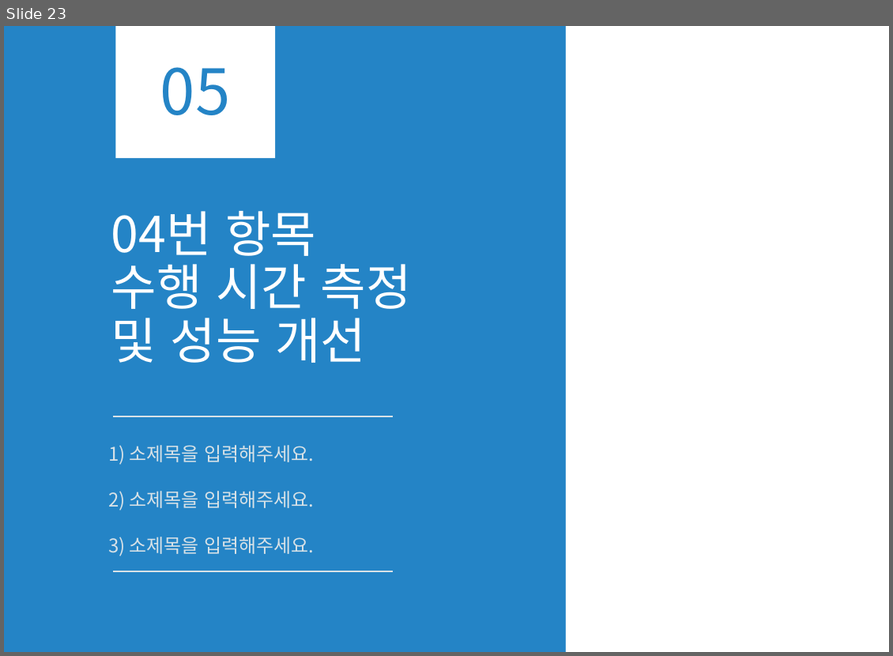
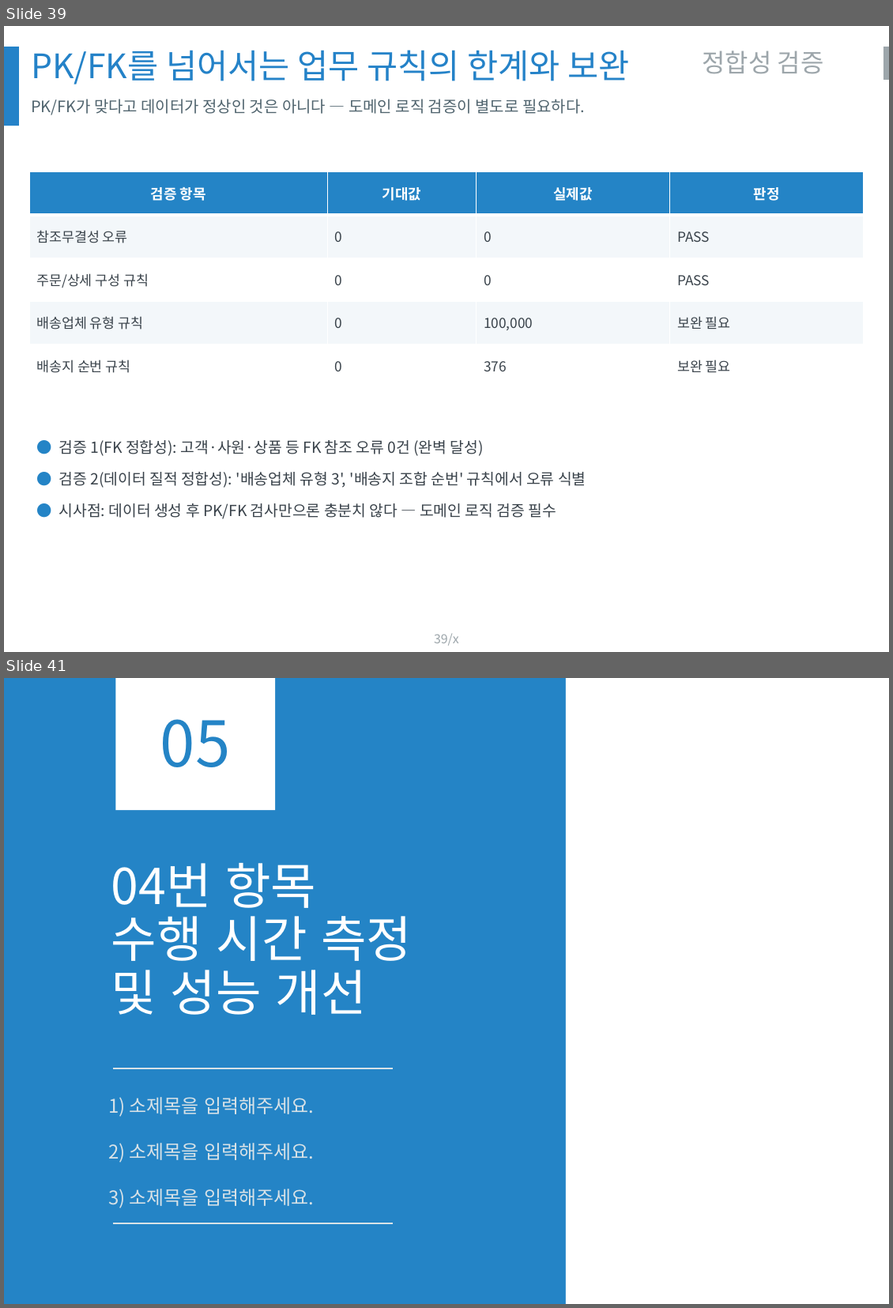
Before and after one commit to olmas70/slides, a slide deck: BO_스키마_트랜잭션_실증_보고서.pptx. Shown one above the other, each under a label of ours: slide 23 before the commit, slides 39 and 41 after it; the slides between them are not shown. The pictures are 893x656 and 893x1308 pixels, drawn with LibreOffice and Linux fonts; fonts in the diff are those of the drawing; background and template pictures are left out. Boxes give left, top, right and bottom in pixels: in the first picture for what was removed or moved away, otherwise in the second. Text is boxed around its words. In the diff, an @@ line names an element or a change of style, - is before the commit and + after.

```diff
--- a/BO_스키마_트랜잭션_실증_보고서.pptx
+++ b/BO_스키마_트랜잭션_실증_보고서.pptx
@@ slide 39 added at bbox=[4, 26, 889, 652], background #FFFFFF @@
@@ rectangle added at bbox=[4, 47, 19, 126], fill #2482C8 @@
@@ rectangle added at bbox=[883, 47, 889, 80], fill #9DA6AB @@
@@ text added at bbox=[31, 50, 630, 84], 32 pt, text #2482C8 @@
+PK/FK를 넘어서는 업무 규칙의 한계와 보완
@@ text added at bbox=[702, 50, 824, 74], 24 pt, text #9DA6AB @@
+정합성 검증
@@ text added at bbox=[31, 99, 585, 115], 15 pt, text #50646E @@
+PK/FK가 맞다고 데이터가 정상인 것은 아니다 — 도메인 로직 검증이 별도로 필요하다.
@@ table added at bbox=[30, 172, 864, 387], 5 rows, 4 columns @@
+검증 항목 | 기대값 | 실제값 | 판정
+참조무결성 오류 | 0 | 0 | PASS
+주문/상세 구성 규칙 | 0 | 0 | PASS
+배송업체 유형 규칙 | 0 | 100,000 | 보완 필요
+배송지 순번 규칙 | 0 | 376 | 보완 필요
@@ text added at bbox=[59, 440, 586, 519], 14.5 pt, text #39424A @@
+● 검증 1(FK 정합성): 고객·사원·상품 등 FK 참조 오류 0건 (완벽 달성)
+● 검증 2(데이터 질적 정합성): '배송업체 유형 3', '배송지 조합 순번' 규칙에서 오류 식별
+● 시사점: 데이터 생성 후 PK/FK 검사만으론 충분치 않다 — 도메인 로직 검증 필수
@@ page number added at bbox=[434, 633, 459, 645], 12 pt, text #9DA6AB @@
+39/x
@@ what was slide 23 is now slide 41 @@
```
Also in this commit, not shown: 2 slides changed, 19 other slides added, 2 slides removed.
